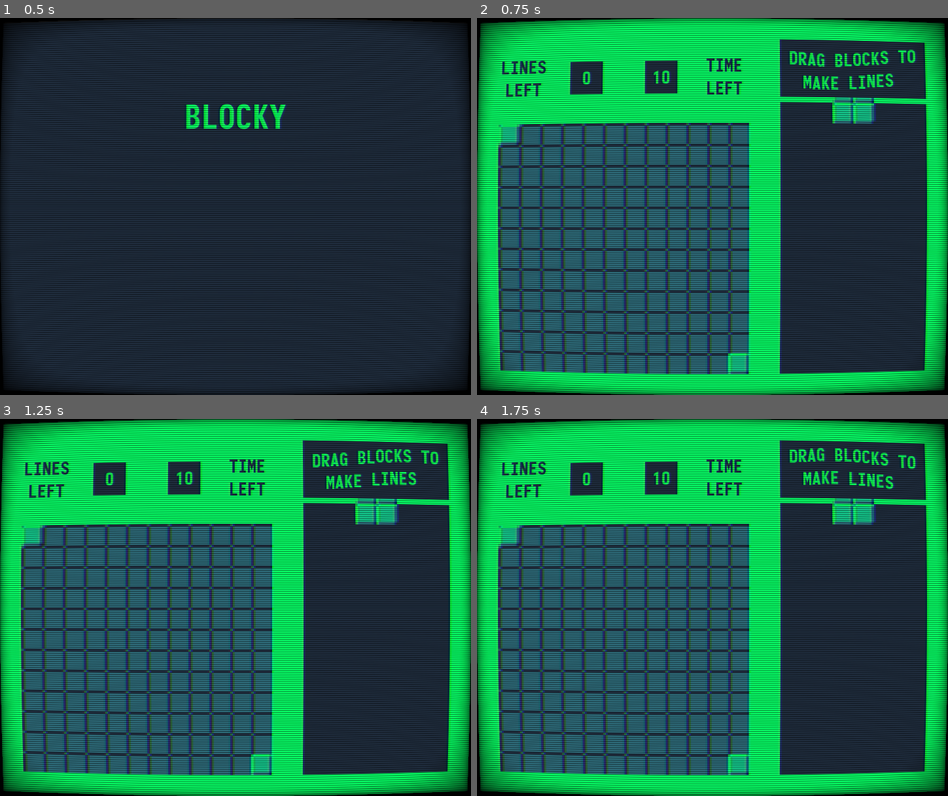
Above: before the commit, frames 1-4 (two rows, left to right).
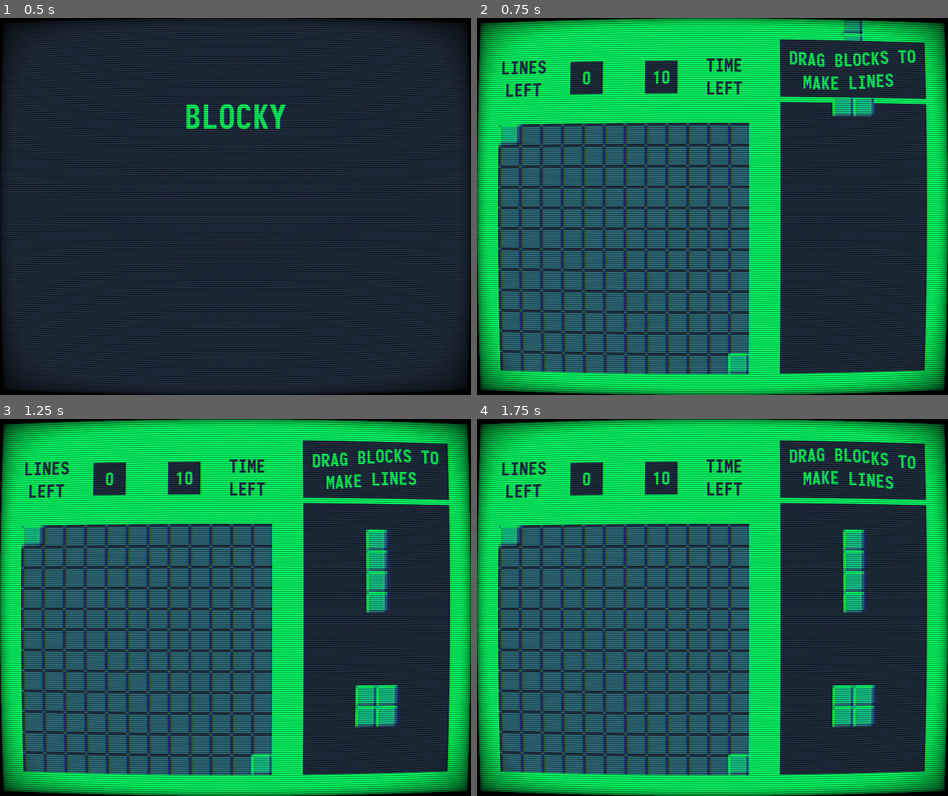
Above: after the commit, the same moments.

Repository: codemonsters/re-play
Game: Godot game, scene res://minigames/blocky/blocky.tscn
The game is run twice, just before and just after one commit, with the same random seed, the same clock (stepped at 60 frames per second) and the same inputs.
Inputs (mouse positions are in pixels of both pictures, inside the frame that each line leads up to):
- Up to frame 1 (0.5 s): no input
- Up to frame 2 (0.75 s): move the mouse to (816, 187) at 0.52 s; click (816, 187) at 0.67 s
- Up to frame 3 (1.25 s): no input
- Up to frame 4 (1.75 s): move the mouse to (618, 626) at 1.27 s; click (618, 626) at 1.42 s

Frame 1 is identical in both runs. In frame 2, 0.6% of the frame differs, in the area x 75-85%, y 0-29%; in frame 3, 2.7%, in the area x 75-85%, y 21-82%; in frame 4, 2.7%.

Commit message:
Posiciona los bloques en el palette de Blocky

Diff:
--- a/src/minigames/blocky/game.gd
+++ b/src/minigames/blocky/game.gd
@@ -7,12 +7,14 @@
 onready var tetromino_t = preload("res://minigames/blocky/tetrominos/tetromino_t.tscn")
 
 func _ready():
-	var tetromino = new_tetromino()
-	$Background/Palette.add_child(tetromino)
+	$Background/Palette.add_child(new_tetromino(Vector2(112, -64), Vector2(112, ($Background/Palette.rect_size.y / 4) * 3))) # TODO: Expresar posiciones origen y destino en función del tamaño del nodo Palette
+	$Background/Palette.add_child(new_tetromino(Vector2(112, -192), Vector2(112, $Background/Palette.rect_size.y / 4))) # TODO: Expresar posiciones origen y destino en función del tamaño del nodo Palette
 
-func new_tetromino():
+
+func new_tetromino(sourcePosition, destinationPosition):
 	var random_tetromino = randi() % 5
 	var tetromino
+
 	match random_tetromino:
 		0:
 			tetromino = tetromino_l.instance()
@@ -25,7 +27,10 @@
 		4:
 			tetromino = tetromino_t.instance()
 
+	tetromino.set_rotation_degrees((randi() % 4) * 90)
+	tetromino.set_position(sourcePosition)
 
-	tetromino.set_position(Vector2($Background/Palette.get_size().x / 2, tetromino.get_size().y / 2))
-	tetromino.set_rotation_degrees((randi() % 4) * 90)
+	tetromino.sourcePosition = sourcePosition
+	tetromino.destinationPosition = destinationPosition
+
 	return tetromino
--- a/src/minigames/blocky/tetrominos/tetromino.gd
+++ b/src/minigames/blocky/tetrominos/tetromino.gd
@@ -1,4 +1,7 @@
 extends Node2D
+
+var sourcePosition
+var destinationPosition
 
 
 func get_size():
@@ -21,3 +24,11 @@
 	var height = (y_max - y_min) - $Block1.get_size().y
 
 	return Vector2(width, height)
+
+
+func _process(delta):
+	var shift_vector = (destinationPosition - position).normalized() * delta * 800
+	if shift_vector.length() > (destinationPosition - position).length():
+		position = destinationPosition
+	else:
+		position += shift_vector
Not shown, changed: logs/godot.log
Not shown, added: logs/godot_2021-04-09_18-40-51.log
